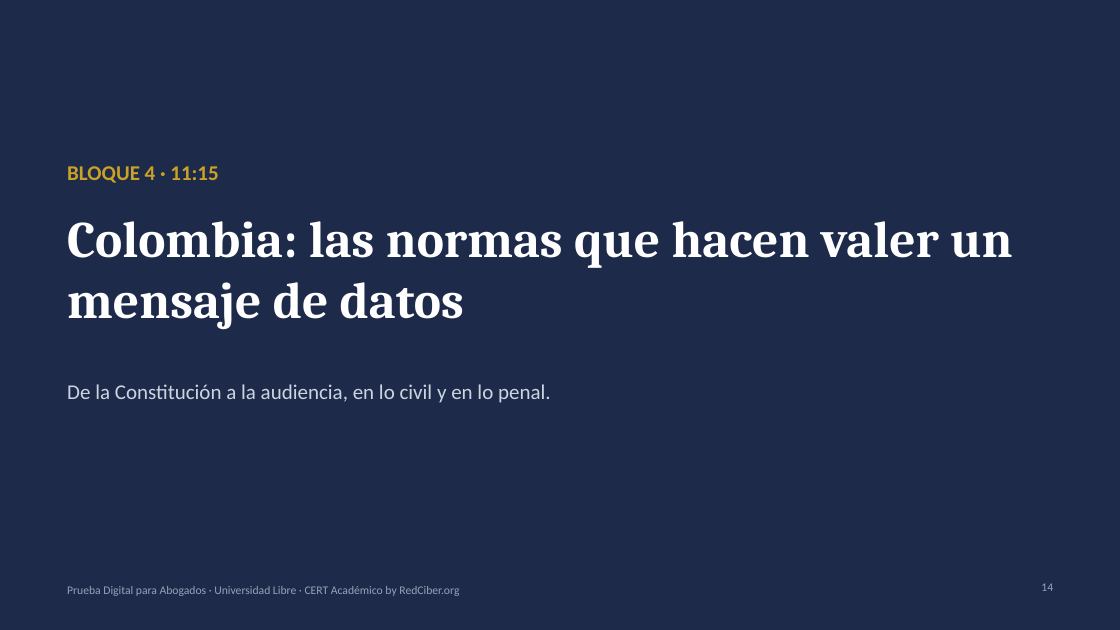
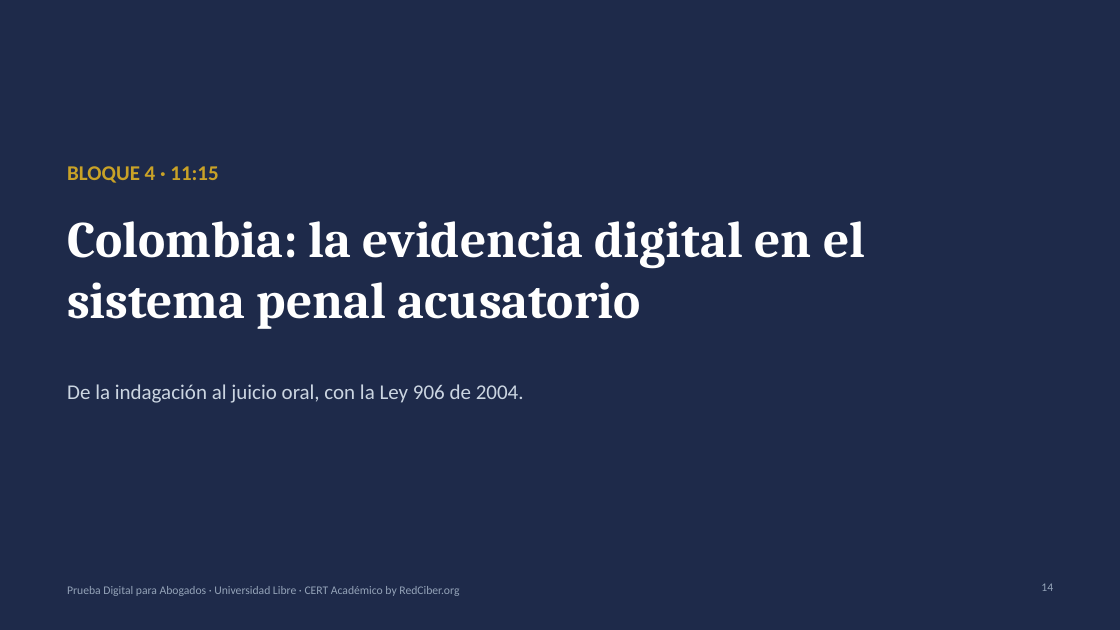
Before and after one commit to CertAcademico/cert-academico-by-redciber-org, a slide deck: slide 14 of materiales/prueba-digital/presentacion-prueba-digital-unilibre.pptx. Drawn at 1120x630 pixels with LibreOffice and Linux fonts; fonts in the diff are those of the drawing. Boxes give left, top, right and bottom in pixels: in the first picture for what was removed or moved away, otherwise in the second. Text is boxed around its words. In the diff, an @@ line names an element or a change of style, - is before the commit and + after.

```diff
--- a/materiales/prueba-digital/presentacion-prueba-digital-unilibre.pptx
+++ b/materiales/prueba-digital/presentacion-prueba-digital-unilibre.pptx
@@ title at <box>67,221,865,329</box>: text changed @@
-Colombia: las normas que hacen valer un mensaje de datos
+Colombia: la evidencia digital en el sistema penal acusatorio
@@ text at <box>67,384,524,403</box>: text changed @@
-De la Constitución a la audiencia, en lo civil y en lo penal.
+De la indagación al juicio oral, con la Ley 906 de 2004.
```
Also in this commit, not shown: 6 other slides changed, 1 slide added, 1 slide removed, 2 other files.
